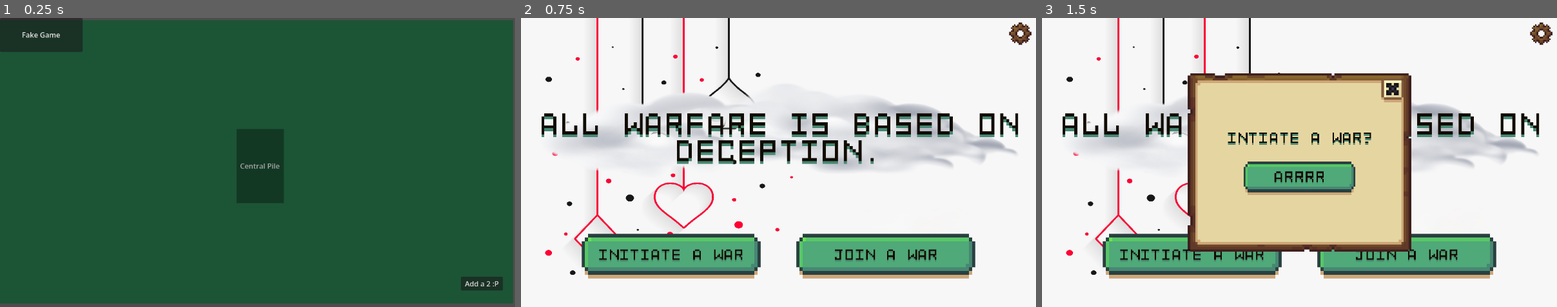
Above: before the commit, frames 1-3 (left to right).
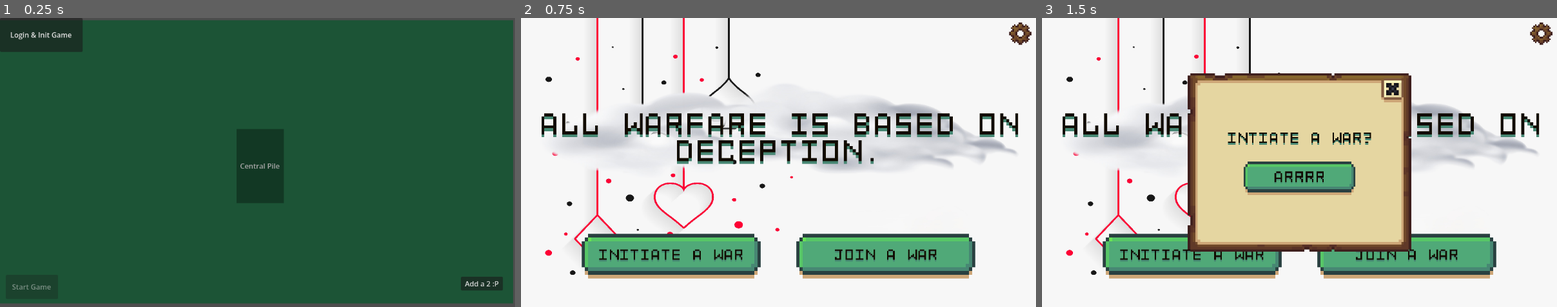
Above: after the commit, the same moments.

Repository: spicywheatbread/art-of-egyptian-war
Game: Godot game, scene res://Assets/Scenes/Game.tscn
The game is run twice, just before and just after one commit, with the same random seed, the same clock (stepped at 60 frames per second) and the same inputs. This scene is started directly instead of the project's main scene.
Inputs (mouse positions are in pixels of both pictures, inside the frame that each line leads up to):
- Up to frame 1 (0.25 s): no input
- Up to frame 2 (0.75 s): click "Fake Game" (after the commit: "Login & Init Game") at 0.5 s
- Up to frame 3 (1.5 s): click (1191, 254) at 1.25 s

The runs differ from the first frame. In frame 1, 0.2% of the frame differs, in the area x 2-14%, y 4-94%; in frame 2, nothing differs; in frame 3, nothing differs.

Commit message:
Added start button for when enough players join lobby to start game.

Diff:
--- a/Assets/Scenes/Game.tscn
+++ b/Assets/Scenes/Game.tscn
@@ -85,9 +85,18 @@
 visible = false
 position = Vector2(266, 327)
 
-[node name="Button" type="Button" parent="." unique_id=1269849149]
+[node name="Init Game" type="Button" parent="." unique_id=1269849149]
 offset_right = 185.0
 offset_bottom = 76.0
-text = "Fake Game"
+text = "Login & Init Game"
 
-[connection signal="pressed" from="Button" to="." method="_on_button_pressed"]
+[node name="Start Game" type="Button" parent="." unique_id=198225173]
+offset_left = 13.0
+offset_top = 576.0
+offset_right = 130.0
+offset_bottom = 630.0
+disabled = true
+text = "Start Game"
+
+[connection signal="pressed" from="Init Game" to="." method="_on_button_pressed"]
+[connection signal="pressed" from="Start Game" to="." method="_on_start_game_pressed"]
--- a/Assets/Scripts/main_game.gd
+++ b/Assets/Scripts/main_game.gd
@@ -1,6 +1,7 @@
 extends Node2D
 
 var lobby : Dictionary
+var player_count = 1
 @export var player_tscn : PackedScene
 var player_offsets = [
 	Vector2(0, -100),
@@ -23,9 +24,7 @@
 	pass
 
 func _on_game_state (payload: Dictionary):
-	for key in payload.keys():
-		print("Key: ", key)
-		print("Value: ", payload[key])
+	pass
 
 func _on_lobby_state(payload: Dictionary):
 	print("called")
@@ -35,28 +34,28 @@
 		configure_lobby()
 
 func configure_lobby():
-	var count = 1
 	for child in $Players.get_children():
 		child.visible = false
 		child.process_mode = Node.PROCESS_MODE_DISABLED
 
+	player_count = 1
 	for player in lobby["players"]:
 		if player["username"] == Globals.username:
 			$Players/P1.player_username = player["username"]
 			$Players/P1.visible = true
 			$Players/P1.process_mode = Node.PROCESS_MODE_ALWAYS
 		else:
-			$Players.get_child(count).player_username = player["username"]
-			$Players.get_child(count).visible = true
-			$Players.get_child(count).process_mode = Node.PROCESS_MODE_ALWAYS
-			count += 1
+			$Players.get_child(player_count).player_username = player["username"]
+			$Players.get_child(player_count).visible = true
+			$Players.get_child(player_count).process_mode = Node.PROCESS_MODE_ALWAYS
+			player_count += 1
+	$"Start Game".disabled = lobby["players"].size() < 2
 
-func _on_play_button_pressed ():
-	NetworkClient.play_card ()
+func _on_play_button_pressed():
+	NetworkClient.play_card()
 
-func _on_slap_button_pressed ():
-	NetworkClient.slap ()
-
+func _on_slap_button_pressed():
+	NetworkClient.slap()
 
 func _on_button_pressed() -> void:
 	init_fake_game()
@@ -65,3 +64,8 @@
 	NetworkClient.login_user("Alice", "secret123")
 	NetworkClient.leave_lobby()
 	NetworkClient.create_lobby()
+
+
+func _on_start_game_pressed() -> void:
+	NetworkClient.start_game()
+	$"Start Game".visible = false
--- a/Assets/Scripts/network_client.gd
+++ b/Assets/Scripts/network_client.gd
@@ -91,6 +91,8 @@
 	send_json({ "type": "leaveLobby" })
 	get_tree().change_scene_to_file("res://Assets/Scenes/Lobby.tscn")
 
+func start_game():
+	send_json({"type": "startGame"})
 
 func play_card ():
 	pass
